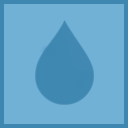
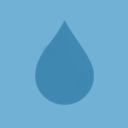
Layer changes from the first 128×128 image to the second:
hid "Rectangle 1" over [0, 0, 128, 128]
